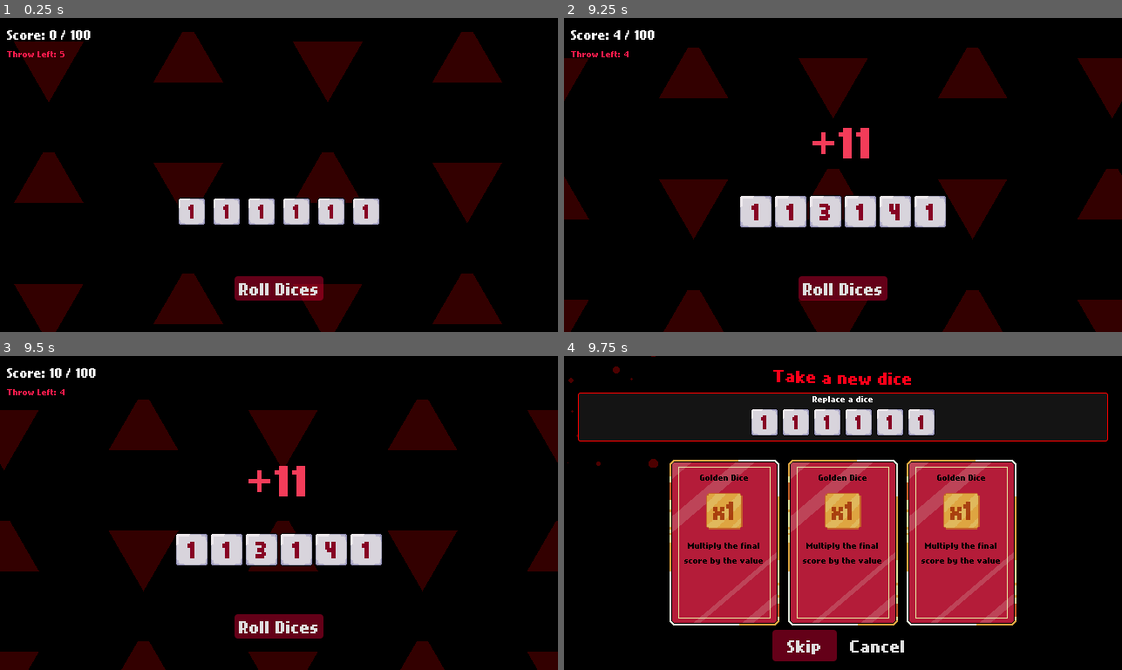
Above: before the commit, frames 1-4 (two rows, left to right).
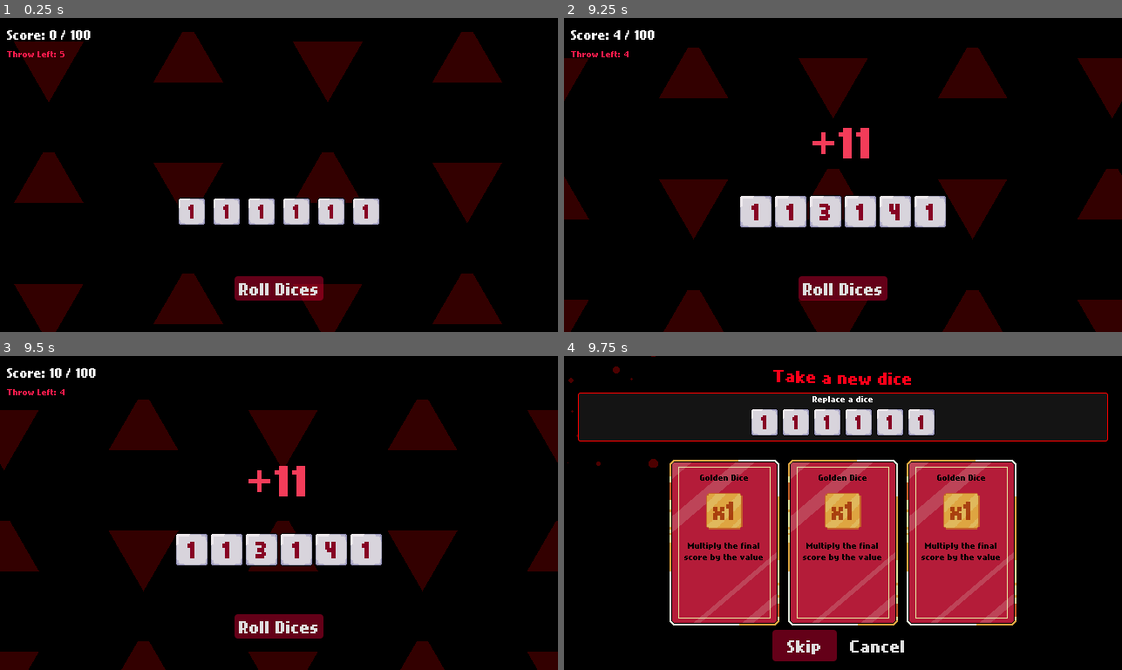
Above: after the commit, the same moments.

Repository: Neo-Ciber94/hell_dice_prototype
Game: Godot game, scene res://common/board/board.tscn
The game is run twice, just before and just after one commit, with the same random seed, the same clock (stepped at 60 frames per second) and the same inputs.
Inputs (mouse positions are in pixels of both pictures, inside the frame that each line leads up to):
- Up to frame 1 (0.25 s): no input
- Up to frame 2 (9.25 s): click (753, 212) at 0.5 s; click (792, 212) at 1.25 s; click (826, 212) at 2 s; click (859, 212) at 2.75 s; click (893, 212) at 3.5 s; click (932, 212) at 4.25 s; click "Roll Dices" at 5 s; click (753, 212) at 5.75 s; click (792, 212) at 6.5 s; click (826, 212) at 7.25 s; click (859, 212) at 8 s; click (893, 212) at 8.75 s
- Up to frame 3 (9.5 s): no input
- Up to frame 4 (9.75 s): click (932, 550) at 9.5 s

Frames 1-3 are identical in both runs. In frame 4, 0.5% of the frame differs, in the area x 21-79%, y 63-67%.

Commit message:
Update dice selection screen

Diff:
--- a/common/board/board.gd
+++ b/common/board/board.gd
@@ -38,12 +38,19 @@
 	_reset_game_state()
 	win_screen.on_next_run.connect(_on_next_run)
 	roll_dice_button.pressed.connect(_on_roll_dices_pressed)
+	dice_selection_screen.on_selection_done.connect(_on_selection_done)
 
 func _reset_game_state() -> void:
 	_remaining_throws = throws_available
 
 	_on_update_score(0)
 	_update_throw_left()
+
+func _on_selection_done(behaviours: Array[DiceBehaviour]) -> void:
+	for idx in behaviours.size():
+		var dice = dices[idx] as Dice;
+		dice.behaviour = behaviours.get(idx)
+		dice._prepare()
 
 func _on_roll_dices_pressed() -> void:
 	if _is_calculating_score || no_more_throws:
--- a/common/dice/dice.gd
+++ b/common/dice/dice.gd
@@ -31,15 +31,15 @@
 	_prepare()
 
 func _get_drag_data(_at_position: Vector2) -> Variant:
+	if parent_card && parent_card.disabled:
+		return null;
+
 	const DICE_PREVIEW = preload("uid://dpgm01o6sb5x3")
 
 	if behaviour and behaviour.dice_texture:
 		var preview := Control.new()
 		var dice_preview := DICE_PREVIEW.instantiate() as DicePreview;
 		dice_preview.behaviour = behaviour;
-		#dice_preview.texture = behaviour.dice_texture
-		#dice_preview.custom_minimum_size = Vector2(32, 32)
-		#dice_preview.expand_mode = TextureRect.EXPAND_KEEP_SIZE
 		dice_preview.position = -dice_preview.custom_minimum_size / 2.0
 		preview.add_child(dice_preview)
 		set_drag_preview(preview)
@@ -58,6 +58,9 @@
 	if other_dice.parent_card and parent_card:
 		return false;
 
+	if (parent_card and parent_card.disabled) || (other_dice.parent_card and other_dice.parent_card.disabled):
+		return false;
+
 	return true;
 
 func _drop_data(_at_position: Vector2, data: Variant) -> void:
@@ -66,7 +69,6 @@
 	if other_dice == null:
 		return;
 
-	print("Dice dropped: ", data)
 	var other_behaviour = other_dice.behaviour;
 	var temp = behaviour;
 	behaviour = other_behaviour
@@ -82,7 +84,8 @@
 		other_dice.parent_card.behaviour = other_dice.behaviour;
 		other_dice.parent_card.on_dice_changed.emit()
 
-	EventBus.on_dice_selected.emit(self)
+	if other_dice.parent_card:
+		EventBus.on_dice_selected.emit(self)
 
 func _prepare() -> void:
 	if behaviour == null || container == null:
--- a/common/screens/dice_selection_screen/dice_selection_card.tscn
+++ b/common/screens/dice_selection_screen/dice_selection_card.tscn
@@ -17,6 +17,14 @@
 texture_margin_top = 4.0
 texture_margin_right = 4.0
 texture_margin_bottom = 4.0
+
+[sub_resource type="StyleBoxTexture" id="StyleBoxTexture_6003p"]
+texture = ExtResource("1_u67fa")
+texture_margin_left = 4.0
+texture_margin_top = 4.0
+texture_margin_right = 4.0
+texture_margin_bottom = 4.0
+modulate_color = Color(0.4117474, 0.4117474, 0.4117474, 0.5019608)
 
 [sub_resource type="StyleBoxFlat" id="StyleBoxFlat_u67fa"]
 bg_color = Color(1, 1, 1, 1)
@@ -39,7 +47,7 @@
 theme_override_styles/normal = SubResource("StyleBoxTexture_jiskc")
 theme_override_styles/pressed = SubResource("StyleBoxTexture_u67fa")
 theme_override_styles/hover = SubResource("StyleBoxTexture_u67fa")
-theme_override_styles/disabled = SubResource("StyleBoxTexture_u67fa")
+theme_override_styles/disabled = SubResource("StyleBoxTexture_6003p")
 theme_override_styles/focus = SubResource("StyleBoxTexture_u67fa")
 script = ExtResource("1_lctdf")
 
@@ -105,6 +113,7 @@
 custom_minimum_size = Vector2(0, 16)
 layout_mode = 2
 theme_override_colors/font_color = Color(0, 0, 0, 1)
+theme_override_constants/line_spacing = -1
 text = "This is the label description for this dice"
 horizontal_alignment = 1
 autowrap_mode = 3
--- a/common/screens/dice_selection_screen/dice_selection_screen.gd
+++ b/common/screens/dice_selection_screen/dice_selection_screen.gd
@@ -1,5 +1,7 @@
 class_name DiceSelectionScreen
 extends ColorRect
+
+signal on_selection_done(values: Array[DiceBehaviour])
 
 @onready var dice_selection_card_container: HBoxContainer = %DiceSelectionCardContainer
 @onready var replace_dice_outer_container: VBoxContainer = %ReplaceDiceOuterContainer
@@ -14,14 +16,15 @@
 	cancel_button.pressed.connect(_on_cancel_button)
 	EventBus.on_dice_selected.connect(_on_dice_selected)
 
-func _on_dice_selected(_dice: Dice) -> void:
-	#hide()
-	pass
-
 func show_dice_selection(board: Board) -> void:
 	show()
 	_prepare_current_dices(board)
 	_prepare_dice_selection()
+
+func _on_dice_selected(_selected: Dice) -> void:
+	for child in dice_selection_card_container.get_children():
+		if child is DiceSelectionCard:
+			child.disabled = true;
 
 func _prepare_dice_selection() -> void:
 	var DICE_SELECTION_CARD = load("uid://c1jx6x1hs7f51")
@@ -56,7 +59,21 @@
 	]
 
 func _on_skip_button() -> void:
+	_notify_changed()
 	hide()
 
 func _on_cancel_button() -> void:
+	_notify_changed()
 	hide()
+
+func _notify_changed() -> void:
+	on_selection_done.emit(_get_selection())
+
+func _get_selection() -> Array[DiceBehaviour]:
+	var result: Array[DiceBehaviour] = []
+
+	for d in current_dice_container.get_children():
+		if d is Dice:
+			result.push_back(d.behaviour)
+
+	return result;
--- a/common/screens/dice_selection_screen/dice_selection_screen.tscn
+++ b/common/screens/dice_selection_screen/dice_selection_screen.tscn
@@ -48,6 +48,10 @@
 [node name="DottedBg" parent="." instance=ExtResource("2_d3dlh")]
 layout_mode = 0
 anchors_preset = 0
+anchor_right = 0.0
+anchor_bottom = 0.0
+grow_horizontal = 1
+grow_vertical = 1
 
 [node name="MarginContainer" type="MarginContainer" parent="."]
 layout_mode = 1
Not shown: 1 places in common/screens/dice_selection_screen/dice_selection_card.tscn that only renumber resources
